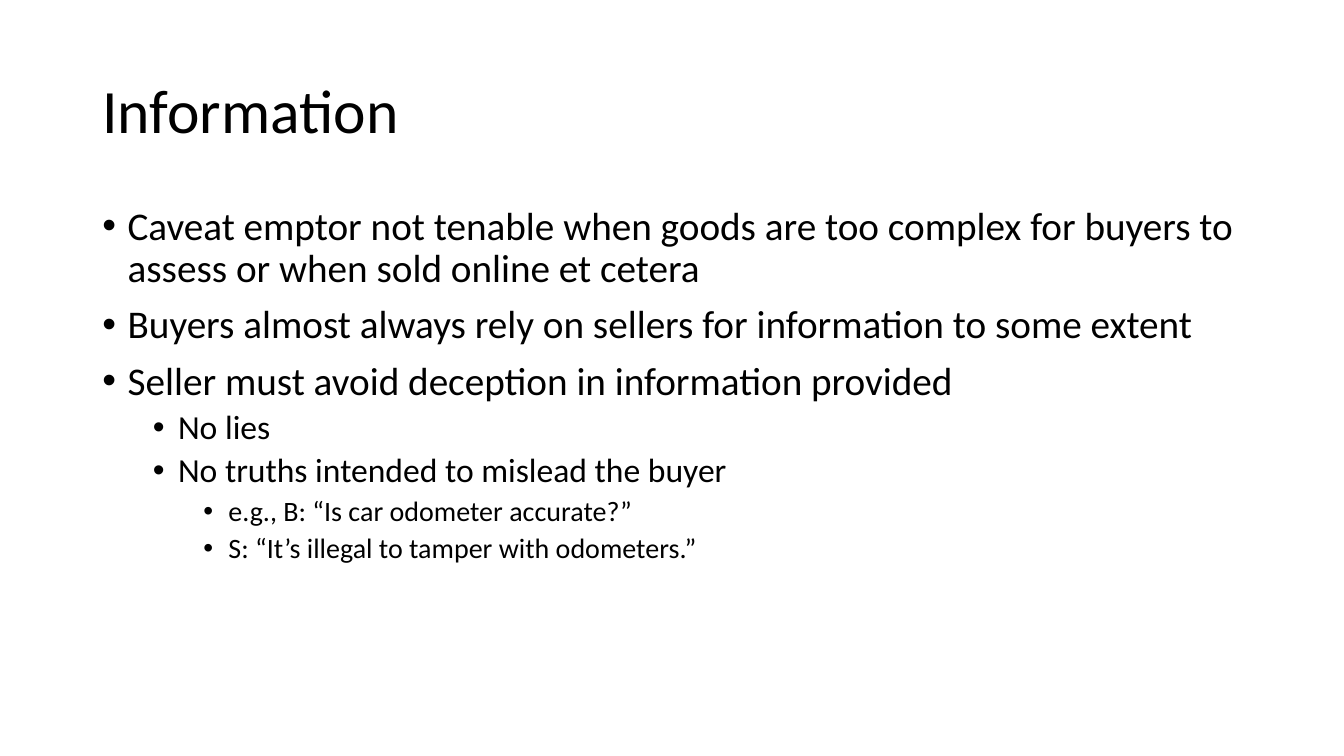
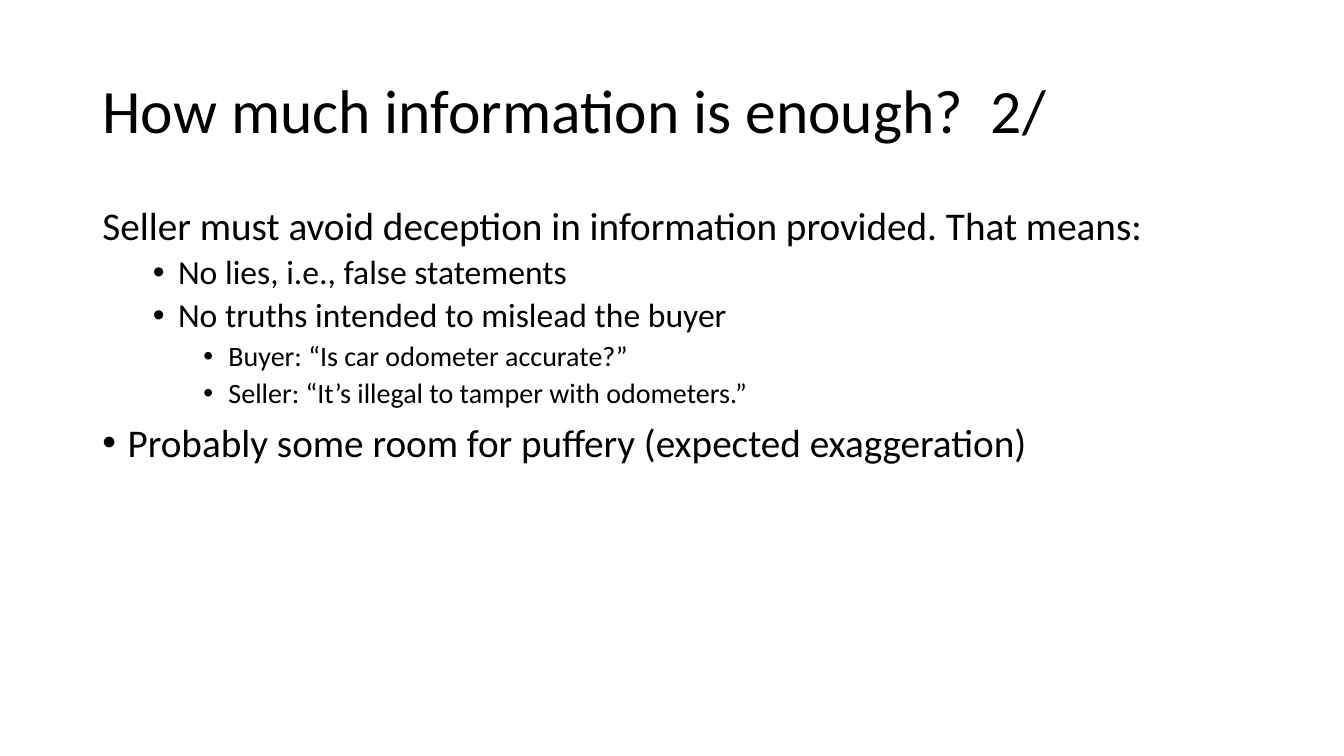
Before and after one commit to AdamSwenson/biz-ethics-docs, a slide deck: slide 28 of lectures/Sales.pptx (slide 21 before the commit). Drawn at 1344x756 pixels with LibreOffice and Linux fonts; fonts in the diff are those of the drawing. Boxes give left, top, right and bottom in pixels: in the first picture for what was removed or moved away, otherwise in the second. Text is boxed around its words. In the diff, an @@ line names an element or a change of style, - is before the commit and + after.

```diff
--- a/lectures/Sales.pptx
+++ b/lectures/Sales.pptx
@@ title at bbox=[102, 90, 1046, 144]: text changed @@
-Information
+How much information is enough? 2/
@@ text at bbox=[102, 212, 1142, 288]: text changed @@
-• Caveat emptor not tenable when goods are too complex for buyers to assess or when sold online et cetera
-• Buyers almost always rely on sellers for information to some extent
-• Seller must avoid deception in information provided
-  • No lies
+Seller must avoid deception in information provided. That means:
+  • No lies, i.e., false statements
@@ text at bbox=[128, 346, 1026, 464]: text changed @@
-    • e.g., B: “Is car odometer accurate?”
-    • S: “It’s illegal to tamper with odometers.”
+    • Buyer: “Is car odometer accurate?”
+    • Seller: “It’s illegal to tamper with odometers.”
+• Probably some room for puffery (expected exaggeration)
```
Also in this commit, not shown: 8 other slides changed, 10 slides added, 1 slide removed, 4 other files.
